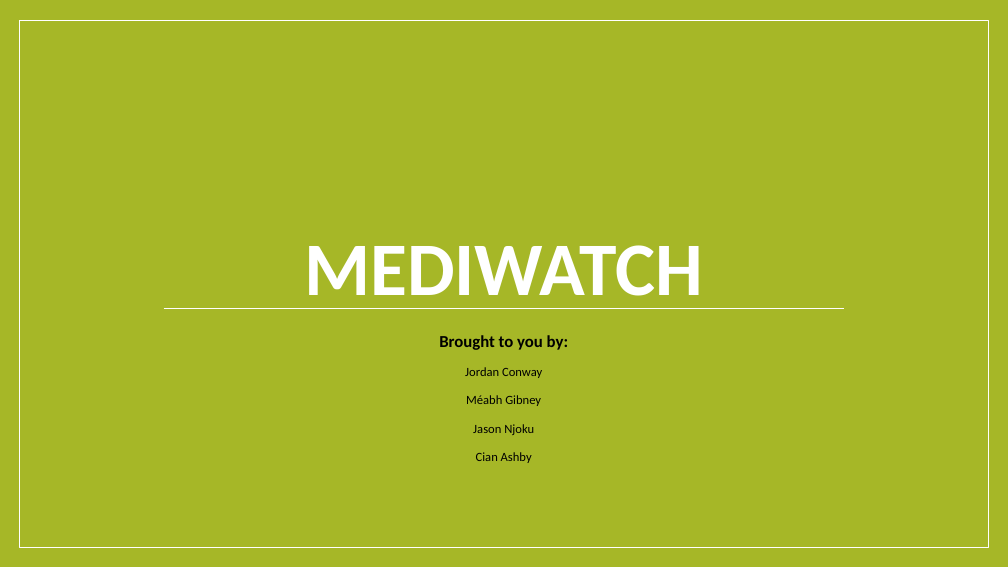
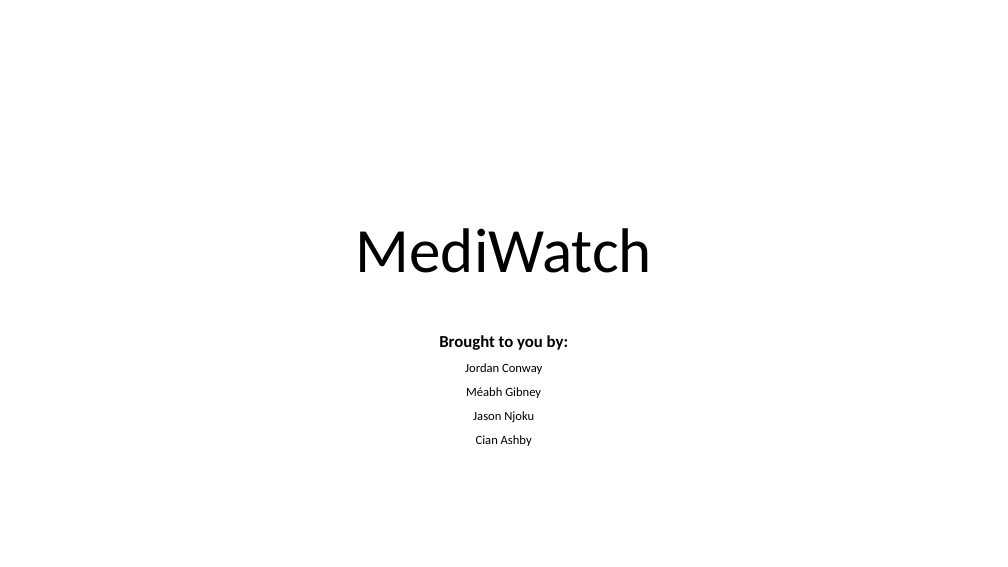
Before and after one commit to cianashby1337/IOT_CA1_Documentation, a slide deck: slide 1 of Introductory_Slides.pptx. Drawn at 1008x567 pixels with LibreOffice and Linux fonts; fonts in the diff are those of the drawing. Boxes give left, top, right and bottom in pixels: in the first picture for what was removed or moved away, otherwise in the second. Text is boxed around its words. In the diff, an @@ line names an element or a change of style, - is before the commit and + after.

Commit message:
Remove design on introductory slides pptx
This makes the introductory slides match the style of all other slides

```diff
--- a/Introductory_Slides.pptx
+++ b/Introductory_Slides.pptx
@@ background #A6B727 to #FFFFFF @@
@@ rectangle removed at <box>19,20,988,547</box> @@
@@ title at <box>356,228,652,273</box>: text changed; size 72 to 60 pt; text colour #FFFFFF to #000000; bold off @@
-MEDIWATCH
+MediWatch
@@ subtitle "Brought to you by:" at <box>439,335,568,446</box>: less space between paragraphs @@
@@ line removed from (163, 309) to (844, 309) @@
```
Also in this commit, not shown: 2 other slides changed.
